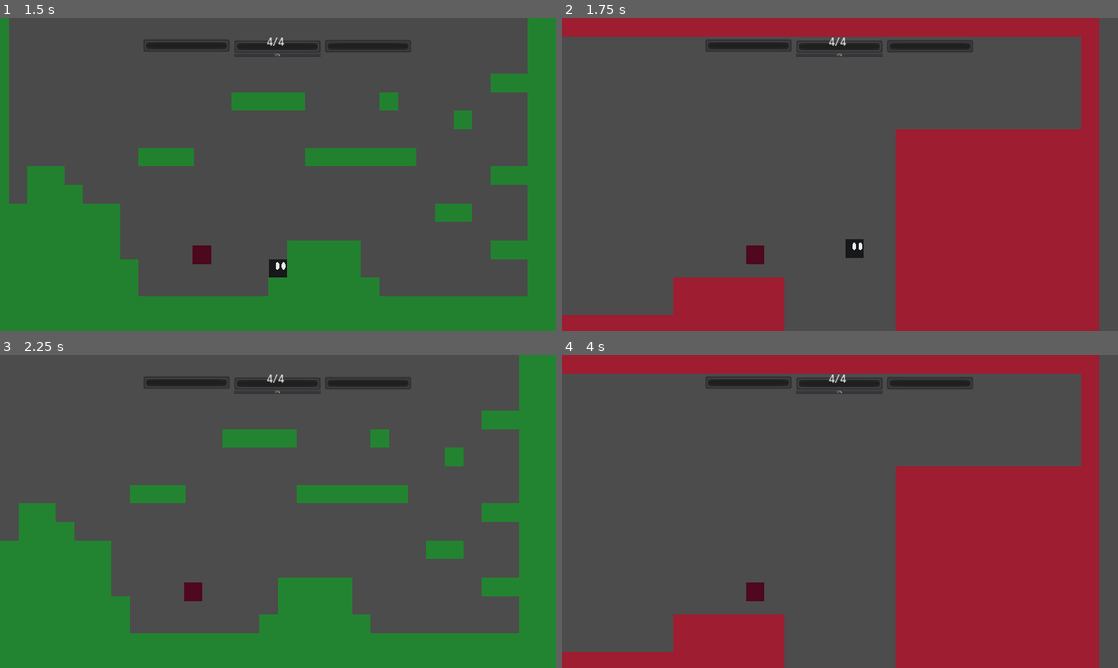
Above: before the commit, frames 1-4 (two rows, left to right).
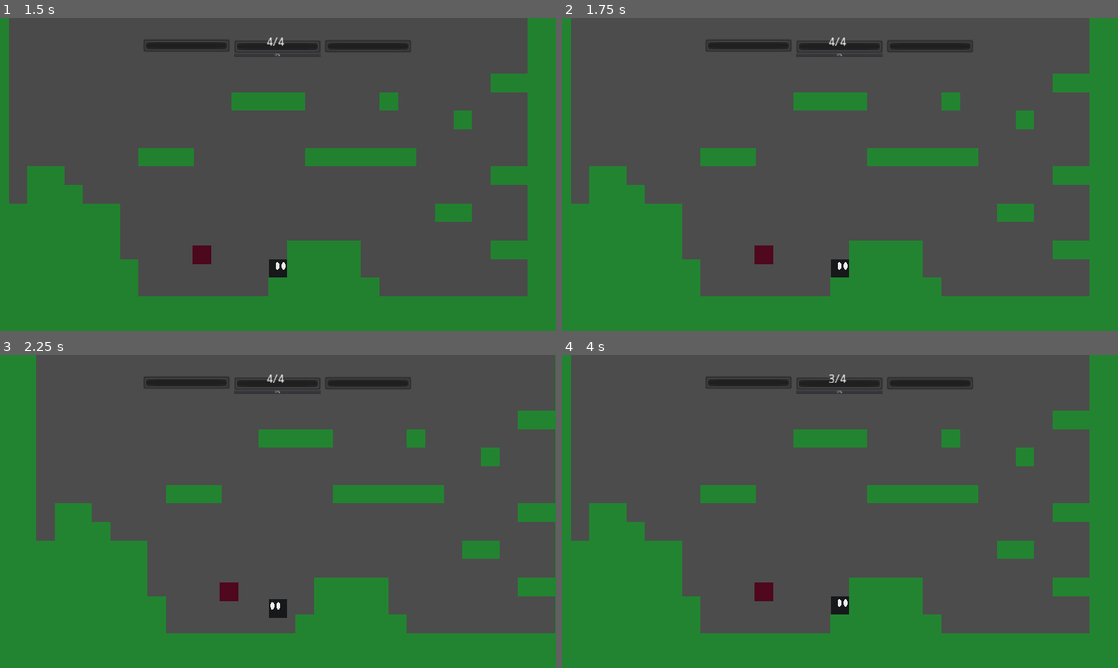
Above: after the commit, the same moments.

Repository: korvato-prime/hyperdimensional-knight
Game: Godot game, scene res://interface/TitleSceen.tscn
Two runs of this game, one before a commit and one after it. Both use one fixed random seed, a clock stepped at 60 frames per second and the inputs below.
Inputs:
- Up to frame 1 (1.5 s): click "New Game" at 0.5 s; hold Right (ui_right) from 1.28 s (still down); hold Z (confirm) from 1.28 s (still down)
- Up to frame 2 (1.75 s): keep holding Right (ui_right); keep holding Z (confirm); tap Up (jump) at 1.52 s; tap Space (swap) at 1.55 s
- Up to frame 3 (2.25 s): tap Up (jump) at 1.82 s; release Right (ui_right) at 2.03 s; release Z (confirm) at 2.03 s; hold Left (ui_left) from 2.03 s (still down); tap Space (swap) at 2.1 s
- Up to frame 4 (4 s): tap Up (jump) at 2.27, 2.3, 2.57, 3.77 s; release Left (ui_left) at 2.78 s; hold Up (jump) 2.78-3.53 s; hold Right (ui_right) from 2.78 s (still down); tap Z (confirm) at 3.05, 3.6 s; tap Space (swap) at 3.8 s

Frame 1 is identical in both runs. In frame 2, 54% of the frame differs, in the area x 0-100%, y 0-100%; in frame 3, 19%; in frame 4, 54%.

Commit message:
Add files via upload

Diff:
--- a/player/Player.gd
+++ b/player/Player.gd
@@ -8,8 +8,6 @@
 
 signal dimension_swap
 signal hit
-signal shooted
-signal punched
 
 #saltos
 var gravity_fall = 6200
@@ -24,19 +22,20 @@
 var DROP_THRU_BIT = 10
 
 # action
-var action_coldown_time = 20
-var action_coldown_timer = 0
+var punch_coldown_time = 20
+var gun_coldown_time = 20
+var punch_coldown_timer = 0
+var gun_coldown_timer = 0
 
 onready var raycasts_down = $raycasts_down
 
 var is_grounded
 
 func _ready():
-
 	for raycast in raycasts_down.get_children():
 		raycast.add_exception(self)
 
-	$health_system._set_health_variables(3, 0)
+	$health_system._set_health_variables(4)
 
 func _apply_gravity(delta):
 	if velocity.y >= 0:
@@ -49,8 +48,11 @@
 	velocity.y += gravity * delta
 
 func _every_step():
-	if action_coldown_timer > 0:
-		action_coldown_timer -= 1
+	if punch_coldown_timer > 0:
+		punch_coldown_timer -= 1
+
+	if gun_coldown_timer > 0:
+		gun_coldown_timer -= 1
 
 	if pre_jump_timer > 0:
 		pre_jump_timer -= 1
@@ -62,15 +64,17 @@
 
 	velocity = move_and_slide_with_snap(velocity, UP)
 
-func attacking():
+func punching():
+	if punch_coldown_timer == 0:
+		print("punching")
+		print("trust me dude ;)")
+		punch_coldown_time = punch_coldown_timer
 
-	if action_coldown_timer == 0:
-		# intert
-		# dimensional
-		# mechanic
-		# here
-		action_coldown_time = action_coldown_timer
-		pass
+func shooting():
+	if gun_coldown_timer == 0:
+		print("shooting")
+		print("trust me dude ;)")
+		gun_coldown_time = gun_coldown_timer
 
 
 func _horizontal_move():
@@ -103,10 +107,6 @@
 	pre_jump_timer = 0
 	velocity.y = jump_velocity
 
-func _on_health_system_health_changed():
-	$anim_damage.play("damaged")
-	# change health visuals
-
 func vulnerability(boole):
 	if boole:
 		$health_system.set_state($health_system.states.vulnerable)
--- a/player/Player.tscn
+++ b/player/Player.tscn
@@ -18,7 +18,6 @@
 resource_name = "run"
 
 [sub_resource type="Animation" id=5]
-length = 2.0
 tracks/0/type = "value"
 tracks/0/path = NodePath("visuals:visible")
 tracks/0/interp = 1
@@ -30,6 +29,23 @@
 "transitions": PoolRealArray( 1, 1, 1, 1, 1, 1, 1, 1, 1, 1, 1 ),
 "update": 1,
 "values": [ true, false, true, false, true, false, true, false, true, false, true ]
+}
+tracks/1/type = "method"
+tracks/1/path = NodePath(".")
+tracks/1/interp = 1
+tracks/1/loop_wrap = true
+tracks/1/imported = false
+tracks/1/enabled = true
+tracks/1/keys = {
+"times": PoolRealArray( 0, 1 ),
+"transitions": PoolRealArray( 1, 1 ),
+"values": [ {
+"args": [ false ],
+"method": "vulnerability"
+}, {
+"args": [ true ],
+"method": "vulnerability"
+} ]
 }
 
 [node name="player" type="KinematicBody2D" groups=[
@@ -81,3 +97,10 @@
 
 [node name="anim_damage" type="AnimationPlayer" parent="."]
 anims/damaged = SubResource( 5 )
+
+[node name="VisibilityNotifier2D" type="VisibilityNotifier2D" parent="."]
+rect = Rect2( -50, -50, 100, 100 )
+
+[connection signal="died" from="health_system" to="state_machine" method="_on_health_system_died"]
+[connection signal="health_changed" from="health_system" to="state_machine" method="_on_health_system_health_changed"]
+[connection signal="viewport_exited" from="VisibilityNotifier2D" to="state_machine" method="_on_VisibilityNotifier2D_viewport_exited"]
--- a/player/Player_SM.gd
+++ b/player/Player_SM.gd
@@ -1,4 +1,6 @@
 extends "res://multiuse_resources/StateMachine.gd"
+
+onready var h_s = get_parent().get_node("health_system")
 
 var reverted = false
 
@@ -15,10 +17,13 @@
 
 	parent._horizontal_move()
 
-	if Input.is_action_just_pressed("attack"):
-		parent.attacking()
+	if Input.is_action_just_pressed("punch"):
+		parent.punching()
 
-	if Input.is_action_just_pressed("jump"):
+	if Input.is_action_just_pressed("shoot"):
+		parent.shooting()
+
+	if Input.is_action_just_pressed("confirm"):
 		if Input.is_action_pressed("down"):
 			parent.set_collision_mask_bit(parent.DROP_THRU_BIT, false)
 		else:
@@ -26,12 +31,12 @@
 
 	if states.jump == state:
 		#frenar el salto si suelto jump_button
-		if !Input.is_action_pressed("jump"):
+		if !Input.is_action_pressed("confirm"):
 			if parent.velocity.y < 0:
 				parent.velocity.y /= 2
-	if Input.is_action_just_pressed("swap"):
+	if Input.is_action_just_pressed("cancel"):
 		parent.emit_signal("dimension_swap")
-	if Input.is_action_just_pressed("skill"):
+	if Input.is_action_just_pressed("head"):
 		if !reverted:
 			parent.gravity_fall = -6200
 			parent.gravity_jump = -4800
@@ -48,10 +53,6 @@
 			parent.UP = Vector2(0,-1)
 			parent.rotation_degrees = 0
 			reverted = false
-	if Input.is_action_just_pressed("shoot"):
-		parent.emit_signal("shooted")
-	if Input.is_action_just_pressed("punch"):
-		parent.emit_signal("punched")
 
 func _state_logic(delta):
 	if Input.is_action_just_pressed("select"):
@@ -117,7 +118,6 @@
 		states.idle:
 			parent.get_node("anim_player").play("idle")
 		states.run:
-			print(12)
 			parent.get_node("anim_player").play("run2")
 		states.jump:
 			parent.get_node("anim_player").play("jump")
@@ -126,6 +126,7 @@
 		states.hitted:
 			parent.get_node("anim_player").play("jump")
 			parent.jump()
+			parent.velocity.y /= 2
 			parent.emit_signal("hit")
 
 
@@ -136,6 +137,9 @@
 	get_tree().reload_current_scene()
 
 func _on_health_system_health_changed():
-	var h_s = get_parent().get_node("health_system")
 	h_s.set_state(h_s.states.invulnerable)
 	set_state(states.hitted)
+	get_parent().get_node("anim_damage").play("damaged")
+
+func _on_VisibilityNotifier2D_viewport_exited(viewport):
+	h_s.take_damage(100)
